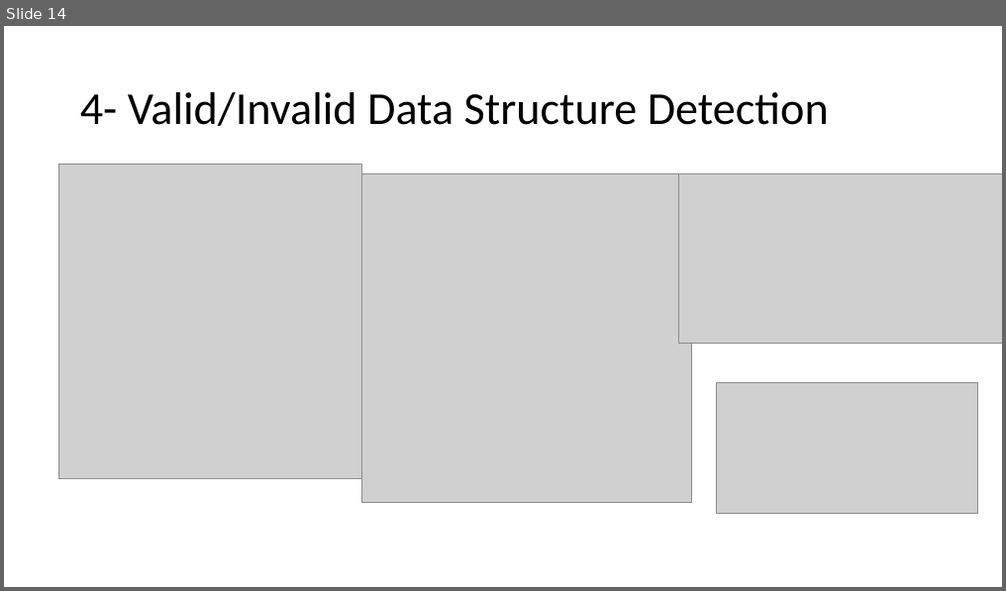
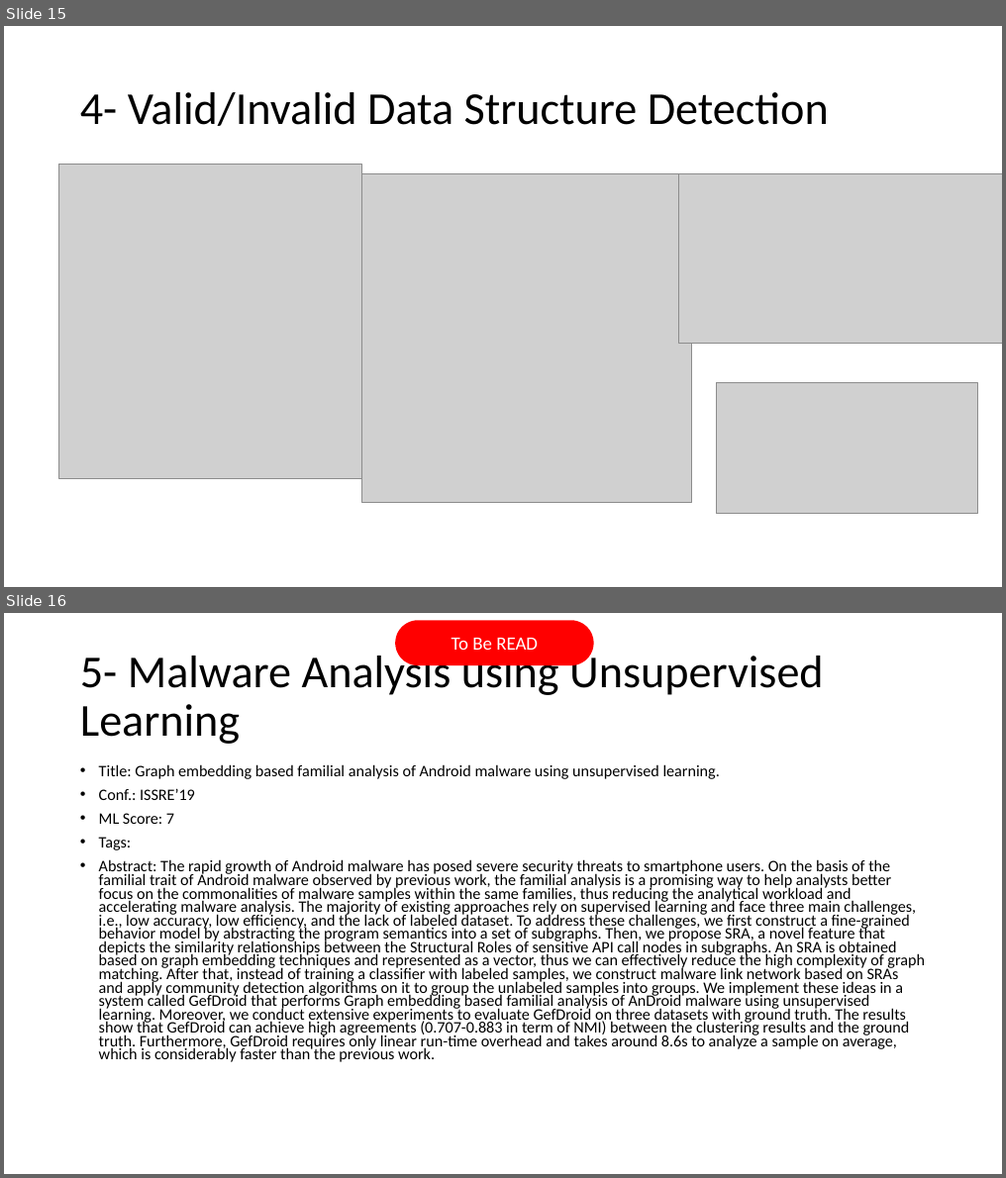
Before and after one commit to AhmadM-DL/SEML, a slide deck: SEML.pptx. Shown one above the other, each under a label of ours: slide 14 before the commit, slides 15 and 16 after it. The pictures are 1006x591 and 1006x1178 pixels, drawn with LibreOffice and Linux fonts; fonts in the diff are those of the drawing; grey boxes stand for pictures. Boxes give left, top, right and bottom in pixels: in the first picture for what was removed or moved away, otherwise in the second. Text is boxed around its words. In the diff, an @@ line names an element or a change of style, - is before the commit and + after.

```diff
--- a/SEML.pptx
+++ b/SEML.pptx
@@ slide 16 added at box(4, 613, 1002, 1174), background #FFFFFF @@
@@ rounded rectangle added at box(395, 621, 594, 666), fill #FF0000, 18 pt, text #FFFFFF @@
+To Be READ
@@ title added at box(80, 649, 824, 744), 44 pt, text #000000 @@
+5- Malware Analysis using Unsupervised Learning
@@ text added at box(99, 764, 925, 1062), 15.4 pt, text #000000 @@
+• Title: Graph embedding based familial analysis of Android malware using unsupervised learning.
+• Conf.: ISSRE’19
+• ML Score: 7
+• Tags:
+• Abstract: The rapid growth of Android malware has posed severe security threats to smartphone users. On the basis of the familial trait of Android malware observed by previous work, the familial analysis is a promising way to help analysts better focus on the commonalities of malware samples within the same families, thus reducing the analytical workload and accelerating malware analysis. The majority of existing approaches rely on supervised learning and face three main challenges, i.e., low accuracy, low efficiency, and the lack of labeled dataset. To address these challenges, we first construct a fine-grained behavior model by abstracting the program semantics into a set of subgraphs. Then, we propose SRA, a novel feature that depicts the similarity relationships between the Structural Roles of sensitive API call nodes in subgraphs. An SRA is obtained based on graph embedding techniques and represented as a vector, thus we can effectively reduce the high complexity of graph matching. After that, instead of training a classifier with labeled samples, we construct malware link network based on SRAs and apply community detection algorithms on it to group the unlabeled samples into groups. We implement these ideas in a system called GefDroid that performs Graph embedding based familial analysis of AnDroid malware using unsupervised learning. Moreover, we conduct extensive experiments to evaluate GefDroid on three datasets with ground truth. The results show that GefDroid can achieve high agreements (0.707-0.883 in term of NMI) between the clustering results and the ground truth. Furthermore, GefDroid requires only linear run-time overhead and takes around 8.6s to analyze a sample on average, which is considerably faster than the previous work.
@@ what was slide 14 is now slide 15 @@
```
Also in this commit, not shown: 7 other slides added, 1 other file.
